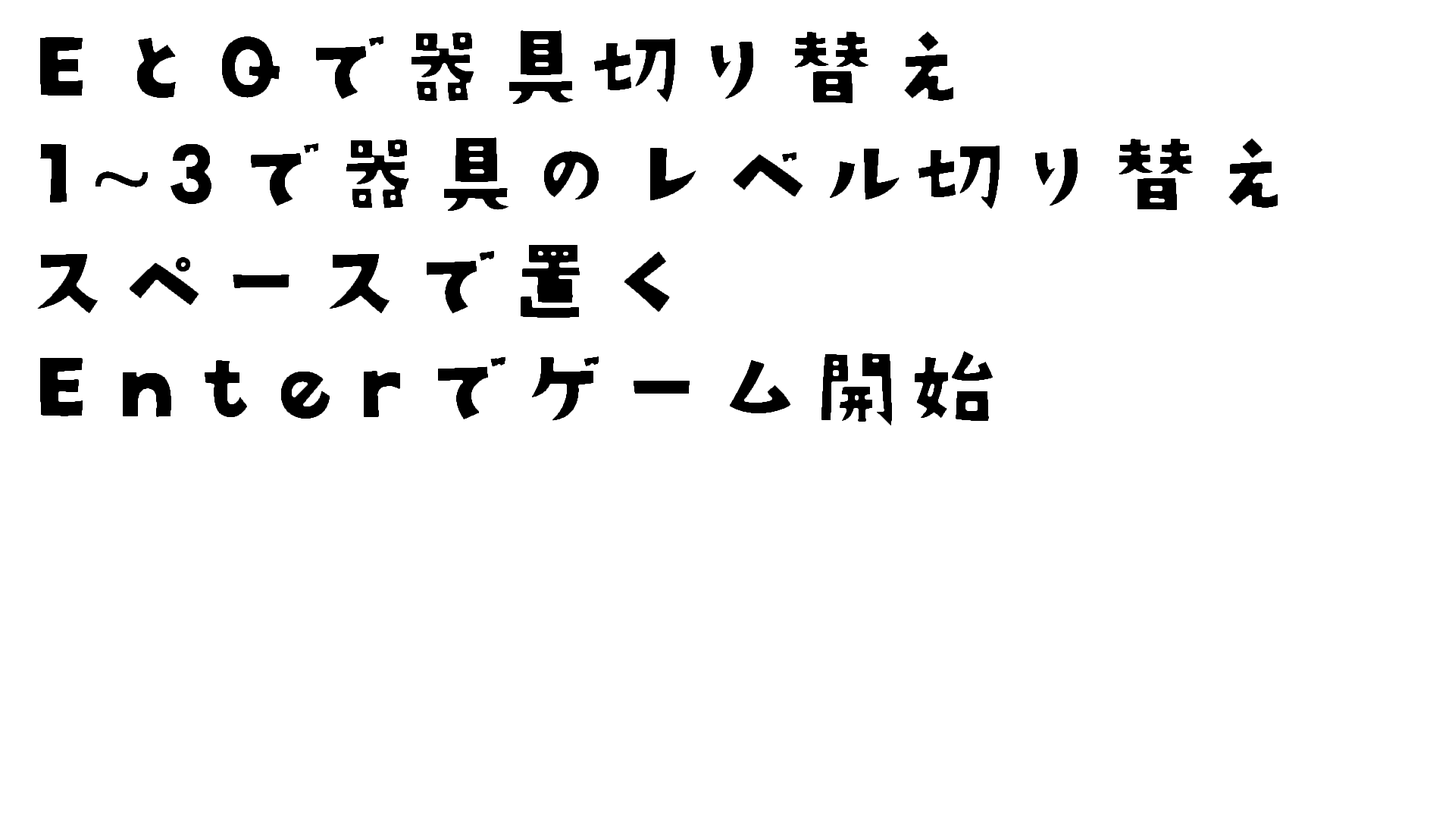
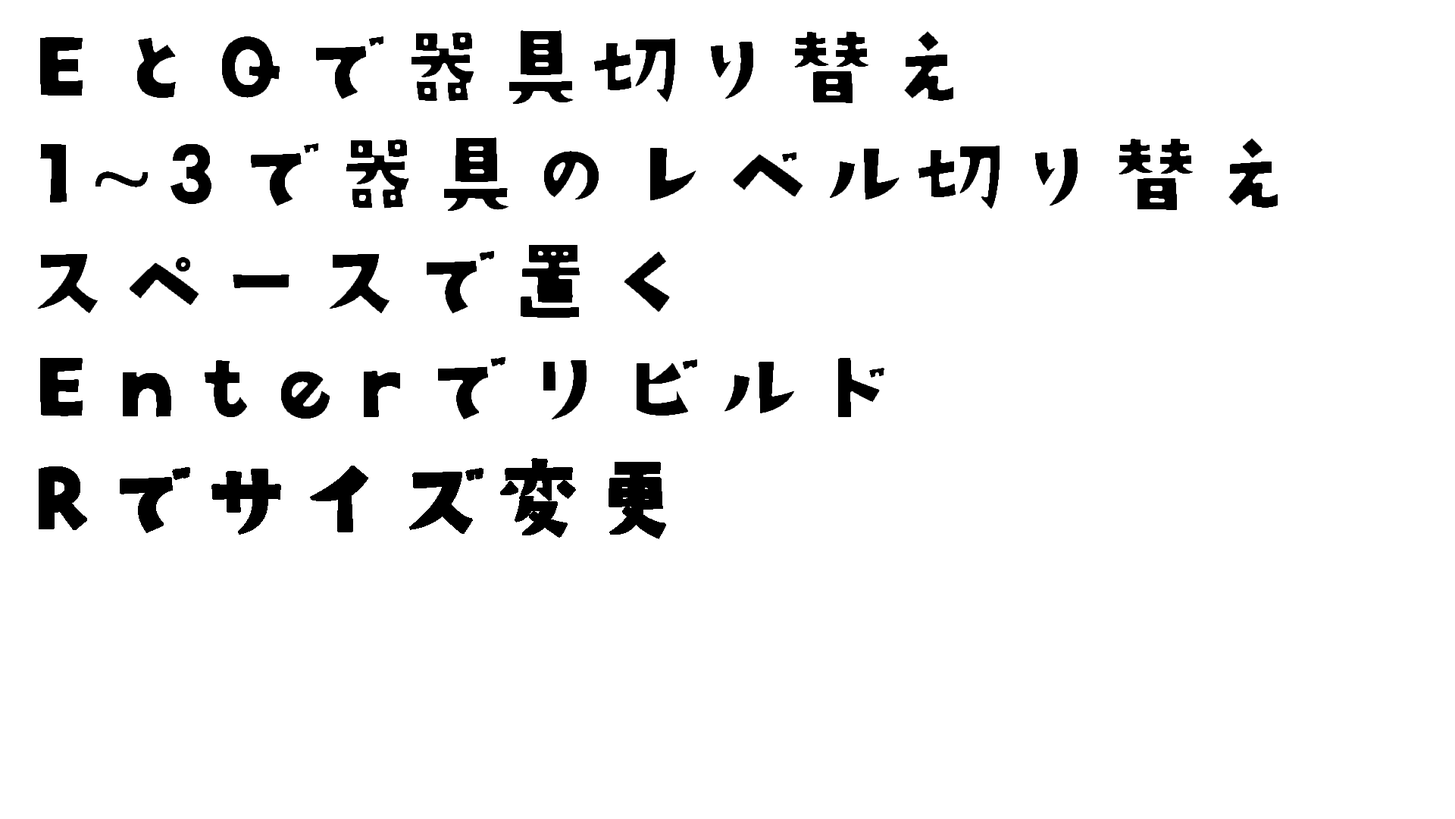
Revision of a layered 1455 x 819 image; what changed, layer by layer:
added layer "Rでサイズ変更" above "Enterでリビルド" over [38, 457, 667, 539]
renamed "Enterでゲーム開始" to "Enterでリビルド", painted on it over [136, 350, 993, 426]
